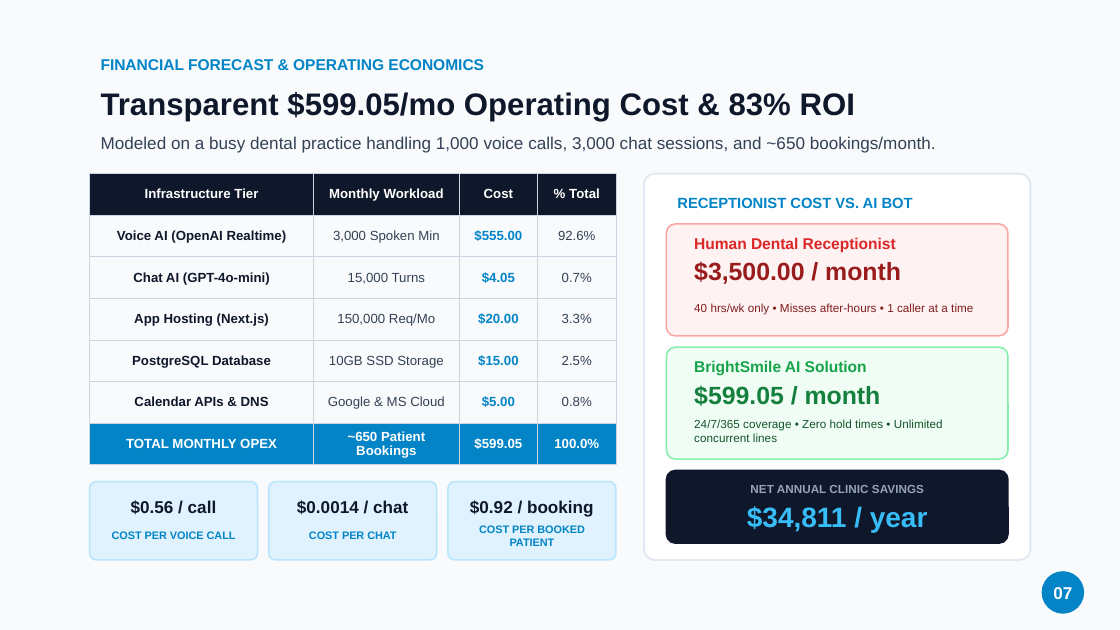
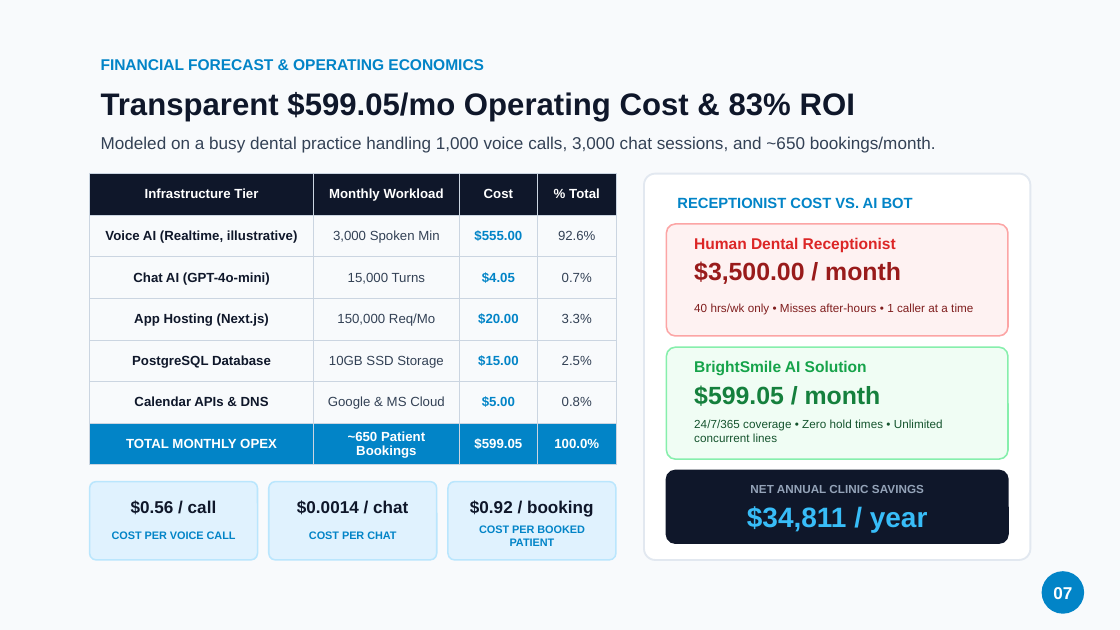
Before and after one commit to wafik/dental-ai-bot, a slide deck: slide 7 of docs/BrightSmile_Dental_AI_Presentation.pptx. Drawn at 1120x630 pixels with LibreOffice and Linux fonts; fonts in the diff are those of the drawing. Boxes give left, top, right and bottom in pixels: in the first picture for what was removed or moved away, otherwise in the second. Text is boxed around its words. In the diff, an @@ line names an element or a change of style, - is before the commit and + after.

```diff
--- a/docs/BrightSmile_Dental_AI_Presentation.pptx
+++ b/docs/BrightSmile_Dental_AI_Presentation.pptx
@@ table at (x1=90, y1=174, x2=616, y2=465) @@
-row 2, column 1: Voice AI (OpenAI Realtime)
+row 2, column 1: Voice AI (Realtime, illustrative)
```
Also in this commit, not shown: 4 other slides changed, 15 other files.
